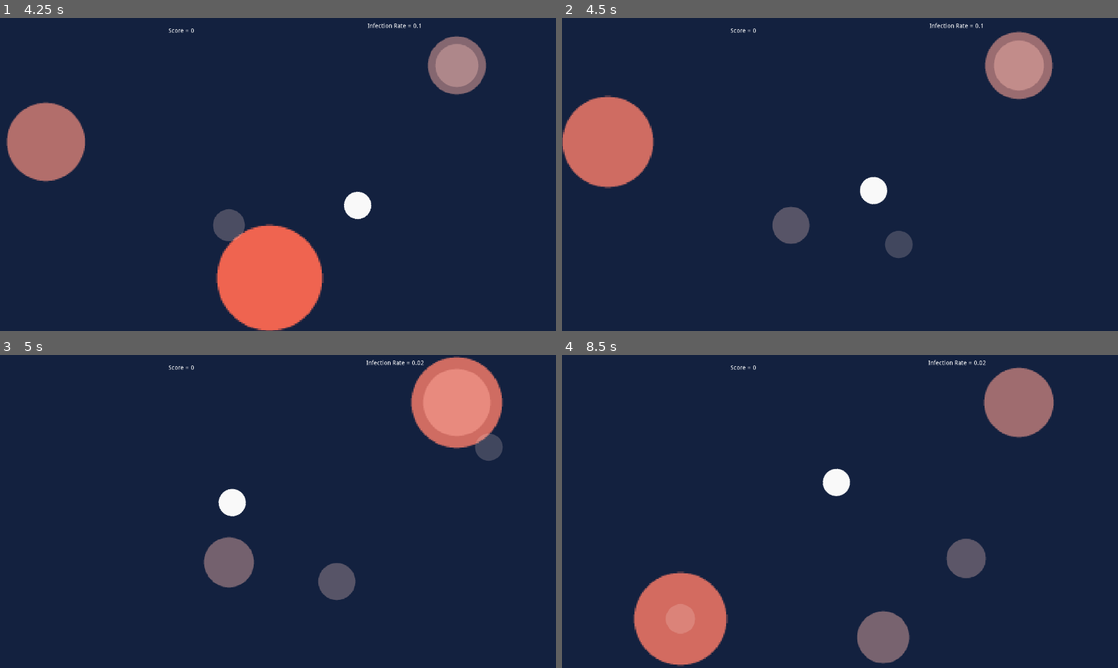
Above: before the commit, frames 1-4 (two rows, left to right).
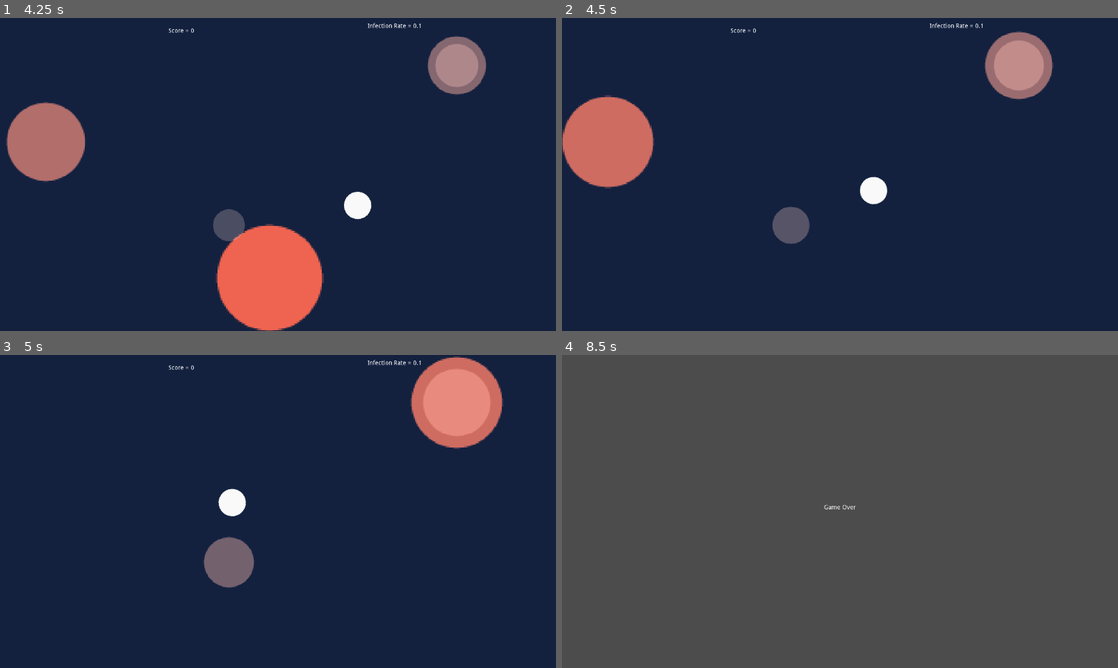
Above: after the commit, the same moments.

Repository: buildingonfire/bloodstream
Game: Godot game, scene res://scenes/World.tscn
Same seed, same stepped clock (60 frames per second), same inputs: the game is played once before the commit and once after it.
Inputs (mouse positions are in pixels of both pictures, inside the frame that each line leads up to):
- Up to frame 1 (4.25 s): move the mouse to (400, 158) at 0.52 s; move the mouse to (166, 190) at 1.27 s; move the mouse to (333, 105) at 2.02 s; move the mouse to (250, 237) at 2.77 s; move the mouse to (444, 221) at 3.52 s
- Up to frame 2 (4.5 s): move the mouse to (673, 127) at 4.27 s
- Up to frame 3 (5 s): no input
- Up to frame 4 (8.5 s): move the mouse to (867, 511) at 5.02 s; move the mouse to (756, 433) at 5.77 s; move the mouse to (962, 495) at 6.52 s; move the mouse to (728, 527) at 7.27 s; move the mouse to (895, 442) at 8.02 s

Frame 1 is identical in both runs. In frame 2, 0.3% of the frame differs, in the area x 58-64%, y 68-77%; in frame 3, 1.1%; in frame 4, 100%, in the area x 0-100%, y 0-100%.

Commit message:
Add game over screen
also make game timer work
also add script folder to prohect

Diff:
--- /dev/null
+++ b/YourScore.gd
@@ -0,0 +1,10 @@
+extends Label
+
+# Called when the node enters the scene tree for the first time.
+func _ready():
+	pass # Replace with function body.
+
+
+# Called every frame. 'delta' is the elapsed time since the previous frame.
+#func _process(delta):
+#	pass
--- a/scenes/EnemySpawner.tscn
+++ b/scenes/EnemySpawner.tscn
@@ -1,7 +1,7 @@
 [gd_scene load_steps=3 format=2]
 
-[ext_resource path="res://scenes/EnemySpawner.gd" type="Script" id=1]
-[ext_resource path="res://scenes/SpawnTimer.gd" type="Script" id=2]
+[ext_resource path="res://scripts/EnemySpawner.gd" type="Script" id=1]
+[ext_resource path="res://scripts/SpawnTimer.gd" type="Script" id=2]
 
 [node name="EnemySpawner" type="Node2D"]
 script = ExtResource( 1 )
@@ -92,10 +92,5 @@
 wait_time = 5.0
 autostart = true
 
-[node name="GameTimer" type="Timer" parent="."]
-wait_time = 125.0
-one_shot = true
-
 [connection signal="timeout" from="SpawnTimer" to="." method="_on_SpawnTimer_timeout"]
 [connection signal="timeout" from="LevelTimer" to="SpawnTimer" method="_on_LevelTimer_timeout"]
-[connection signal="timeout" from="GameTimer" to="." method="_on_GameTimer_timeout"]
--- /dev/null
+++ b/scenes/GameOver.tscn
@@ -0,0 +1,30 @@
+[gd_scene format=2]
+
+[node name="Node2D" type="Node2D"]
+
+[node name="CenterContainer" type="CenterContainer" parent="."]
+margin_right = 1280.0
+margin_bottom = 720.0
+__meta__ = {
+"_edit_use_anchors_": false
+}
+
+[node name="VBoxContainer" type="VBoxContainer" parent="CenterContainer"]
+margin_left = 603.0
+margin_top = 344.0
+margin_right = 676.0
+margin_bottom = 376.0
+
+[node name="GameOver" type="Label" parent="CenterContainer/VBoxContainer"]
+margin_right = 73.0
+margin_bottom = 14.0
+text = "Game Over"
+align = 1
+valign = 1
+
+[node name="YourScore" type="Label" parent="CenterContainer/VBoxContainer"]
+margin_top = 18.0
+margin_right = 73.0
+margin_bottom = 32.0
+align = 1
+valign = 1
--- a/scenes/World.tscn
+++ b/scenes/World.tscn
@@ -2,7 +2,7 @@
 
 [ext_resource path="res://scenes/player.tscn" type="PackedScene" id=2]
 [ext_resource path="res://scenes/EnemySpawner.tscn" type="PackedScene" id=3]
-[ext_resource path="res://scenes/World.gd" type="Script" id=5]
+[ext_resource path="res://scripts/World.gd" type="Script" id=5]
 
 [node name="World" type="Node" groups=[
 "World",
@@ -42,3 +42,10 @@
 __meta__ = {
 "_edit_use_anchors_": false
 }
+
+[node name="GameTimer" type="Timer" parent="."]
+wait_time = 4.0
+one_shot = true
+autostart = true
+
+[connection signal="timeout" from="GameTimer" to="." method="_on_GameTimer_timeout"]
--- a/scenes/enemy.tscn
+++ b/scenes/enemy.tscn
@@ -1,7 +1,7 @@
 [gd_scene load_steps=4 format=2]
 
 [ext_resource path="res://tex/circle_01.png" type="Texture" id=1]
-[ext_resource path="res://scenes/enemy.gd" type="Script" id=2]
+[ext_resource path="res://scripts/enemy.gd" type="Script" id=2]
 
 [sub_resource type="CircleShape2D" id=1]
 radius = 32.1209
--- a/scenes/player.tscn
+++ b/scenes/player.tscn
@@ -1,7 +1,7 @@
 [gd_scene load_steps=4 format=2]
 
 [ext_resource path="res://tex/circle_01.png" type="Texture" id=1]
-[ext_resource path="res://scenes/player.gd" type="Script" id=2]
+[ext_resource path="res://scripts/player.gd" type="Script" id=2]
 
 [sub_resource type="CircleShape2D" id=1]
 radius = 32.1272
--- a/scenes/EnemySpawner.gd
+++ b/scripts/EnemySpawner.gd
@@ -21,6 +21,3 @@
 
 func _on_SpawnTimer_timeout():
 	spawn_enemy()
-
-func _on_GameTimer_timeout():
-	queue_free()
--- a/scenes/World.gd
+++ b/scripts/World.gd
@@ -5,6 +5,7 @@
 
 onready var scoreLabel = $ScoreLabel
 onready var rateLabel = $InfectionRateLabel
+onready var enemySpawner = $EnemySpawner
 
 #score logic
 func set_score(value):
@@ -24,3 +25,12 @@
 func _ready():
 	set_score(score)
 	set_infection_rate(0.1)
+
+func _on_GameTimer_timeout():
+	end_game(score)
+
+func end_game(score):
+	enemySpawner.queue_free()
+	yield(get_tree().create_timer(3.2), "timeout")
+	print("Game over! Your score: ", score)
+	get_tree().change_scene("res://scenes/GameOver.tscn")
Binary file added: fonts/PixelRPG.ttf
Renamed: scenes/Scoring.gd -> scripts/Scoring.gd
Renamed: scenes/SpawnTimer.gd -> scripts/SpawnTimer.gd
Renamed: scenes/enemy.gd -> scripts/enemy.gd
Renamed: scenes/player.gd -> scripts/player.gd
